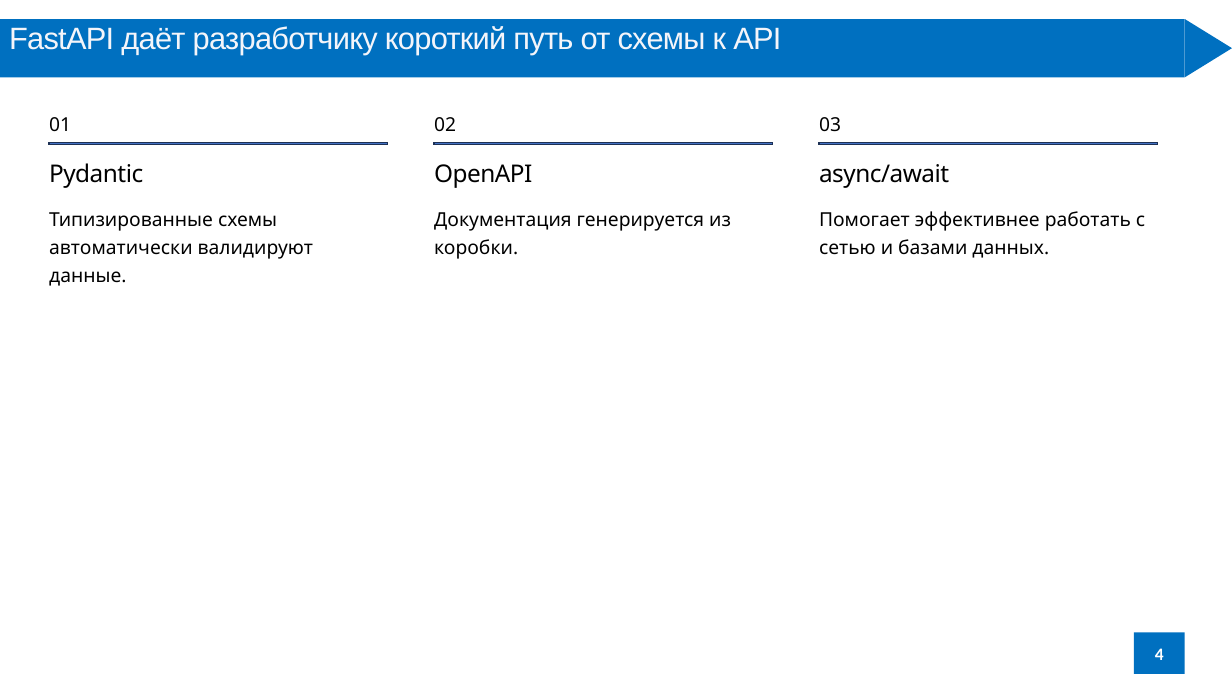
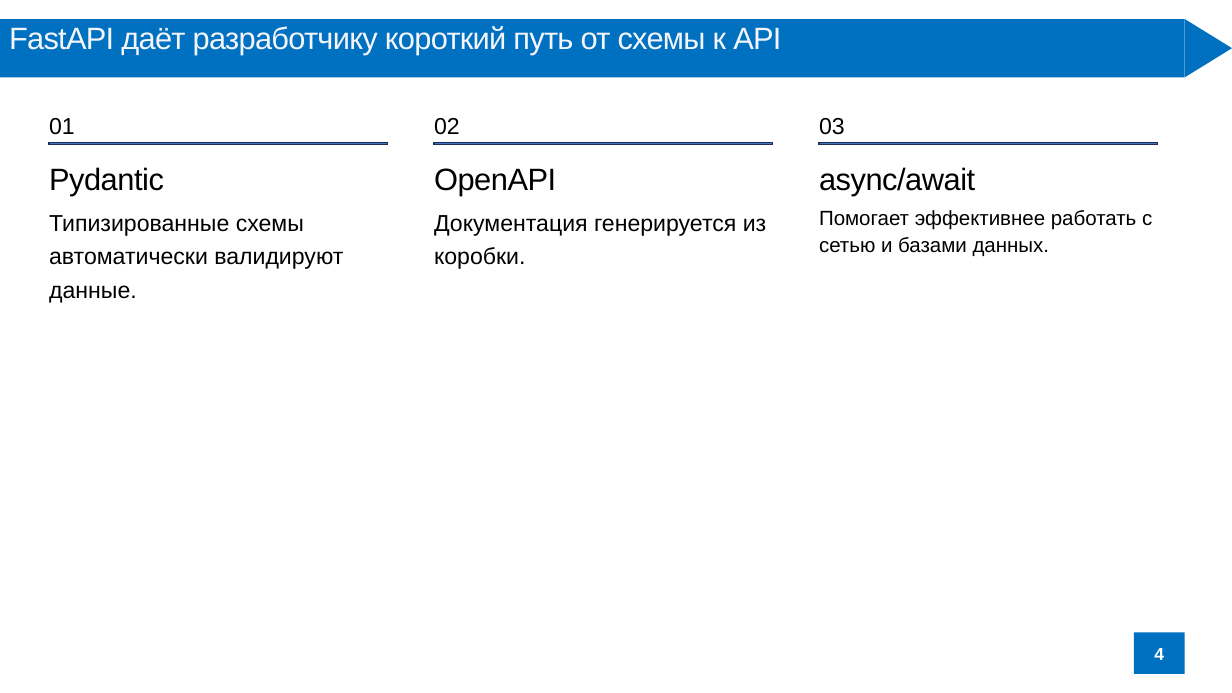
Before and after one commit to Hohrandrey/RTU-MIREA, a slide deck: slide 4 of 7 семестр/Системный анализ и управление организационно-техническими системами в атомной отрасли/доклады/4 доклад/ГОСТ_Хохряков_АЮ_доклад.pptx. Drawn at 1232x693 pixels with LibreOffice and Linux fonts; fonts in the diff are those of the drawing. Boxes give left, top, right and bottom in pixels: in the first picture for what was removed or moved away, otherwise in the second. Text is boxed around its words. In the diff, an @@ line names an element or a change of style, - is before the commit and + after.

```diff
--- a/7 семестр/Системный анализ и управление организационно-техническими системами в атомной отрасли/доклады/4 доклад/ГОСТ_Хохряков_АЮ_доклад.pptx
+++ b/7 семестр/Системный анализ и управление организационно-техническими системами в атомной отрасли/доклады/4 доклад/ГОСТ_Хохряков_АЮ_доклад.pptx
@@ size 15 to 18 pt, font Noto Sans to Arial in 5 elements at [49,118,75,135], [49,215,343,303], [434,118,460,135], [434,215,766,269], [819,118,845,135] @@
@@ size 19 to 24 pt, font Noto Sans to Arial in 3 elements at [49,167,164,195], [434,168,556,195], [819,167,975,195] @@
@@ text "Помогает эффективнее работать с сетью ..." at [819,210,1152,256]: size 15 to 16 pt, font Noto Sans to Arial; line spacing 1.21 to 1.11 @@
```
Also in this commit, not shown: 2 other slides changed, 1 slide added, 1 slide removed, 1 other file.
